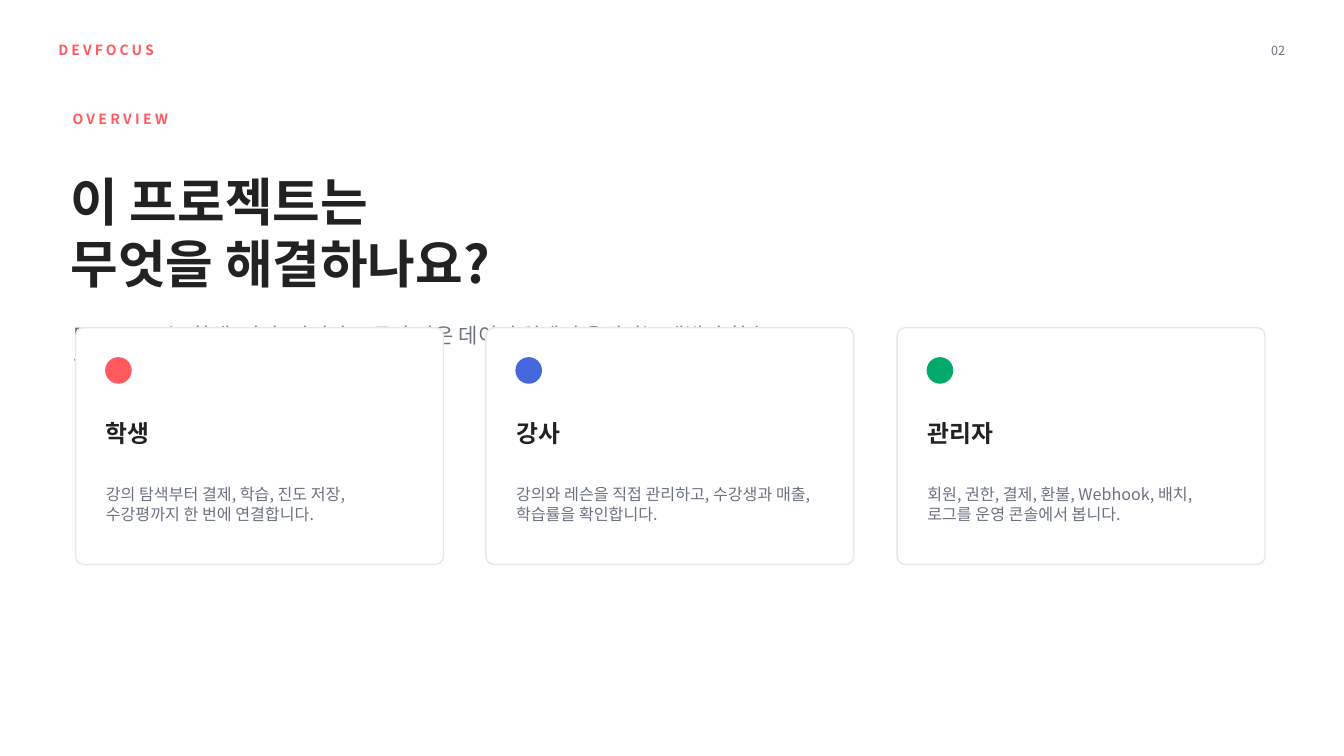
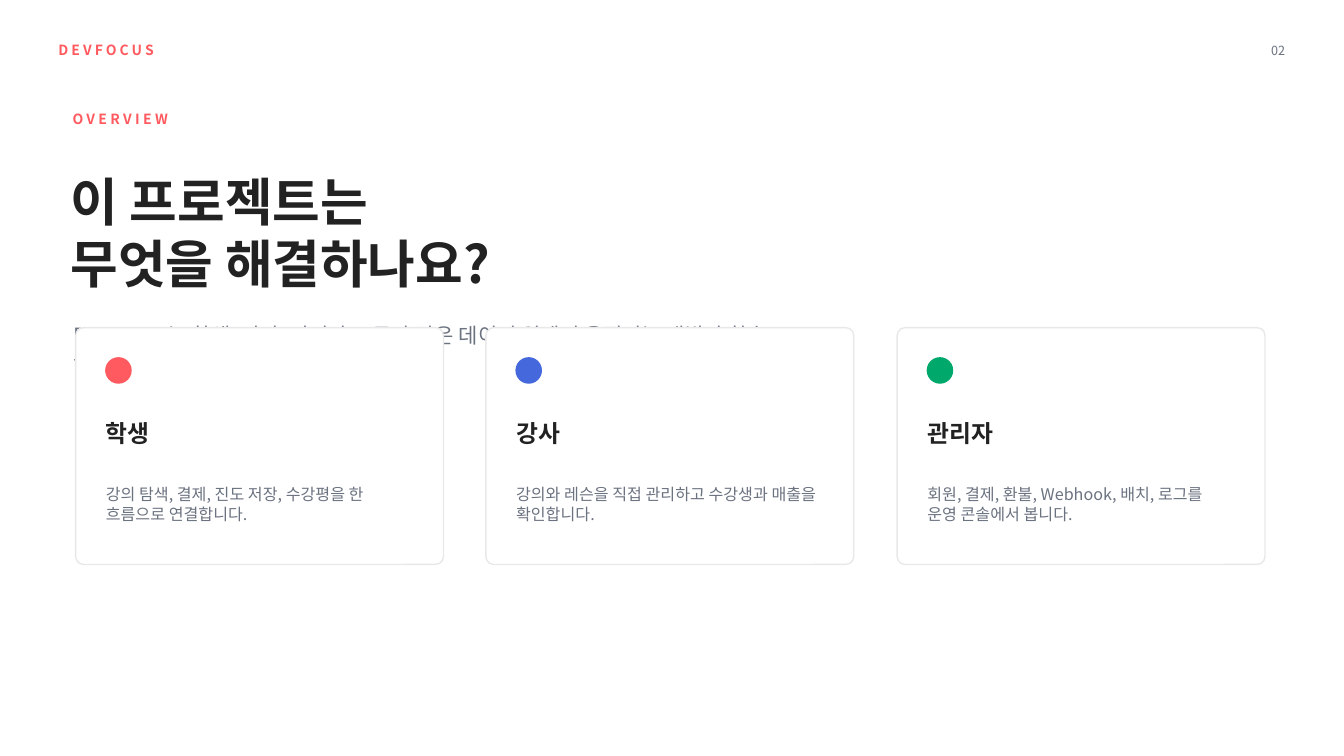
Before and after one commit to 081114ysm/totalcode-devfocus, a slide deck: slide 2 of 제출물/DevFocus_발표자료.pptx. Drawn at 1344x756 pixels with LibreOffice and Linux fonts; fonts in the diff are those of the drawing. Boxes give left, top, right and bottom in pixels: in the first picture for what was removed or moved away, otherwise in the second. Text is boxed around its words. In the diff, an @@ line names an element or a change of style, - is before the commit and + after.

```diff
--- a/제출물/DevFocus_발표자료.pptx
+++ b/제출물/DevFocus_발표자료.pptx
@@ text at bbox=[106, 486, 364, 522]: text changed @@
-강의 탐색부터 결제, 학습, 진도 저장, 수강평까지 한 번에 연결합니다.
+강의 탐색, 결제, 진도 저장, 수강평을 한 흐름으로 연결합니다.
@@ text at bbox=[516, 486, 817, 522]: text changed @@
-강의와 레슨을 직접 관리하고, 수강생과 매출, 학습률을 확인합니다.
+강의와 레슨을 직접 관리하고 수강생과 매출을 확인합니다.
@@ text at bbox=[927, 486, 1202, 522]: text changed @@
-회원, 권한, 결제, 환불, Webhook, 배치, 로그를 운영 콘솔에서 봅니다.
+회원, 결제, 환불, Webhook, 배치, 로그를 운영 콘솔에서 봅니다.
```
Also in this commit, not shown: 1 other slide changed, 4 other files.
